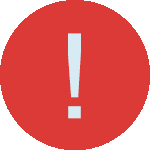
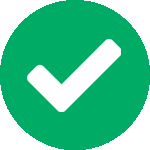
Revision of a layered 150 x 150 image; what changed, layer by layer:
added group "Success" with 2 layers above "Error" over [0, 0, 150, 150]
added layer "Layer 8" (2nd of 2, in "Success") in group "Success" over [27, 39, 121, 112]
added layer "Layer 4" (2nd of 3, in "Success") in group "Success" over [0, 0, 150, 150]
added group "Error" with 2 layers above "User" over [0, 0, 150, 150]
moved "!" into group "Error", painted on it over [68, 33, 81, 119]
moved "Layer 4" (3rd of 3, in "Error") into group "Error" over [0, 0, 150, 150]
added group "User" with 5 layers above "Duke" over [0, 0, 150, 150]
moved "Layer 6" into group "User" over [33, 36, 117, 150]
moved "Rectangle 1" into group "User" over [74, 40, 104, 93]
moved "Layer 7" into group "User" over [25, 41, 116, 150]
moved "Layer 4 copy" into group "User" over [0, 0, 150, 150]
added layer "freedesignfile.com copy" in group "User" over [0, 0, 150, 150]
added group "Duke" with 1 layers over [0, 0, 150, 150]
moved "freedesignfile.com" into group "Duke" over [0, 0, 150, 150]
